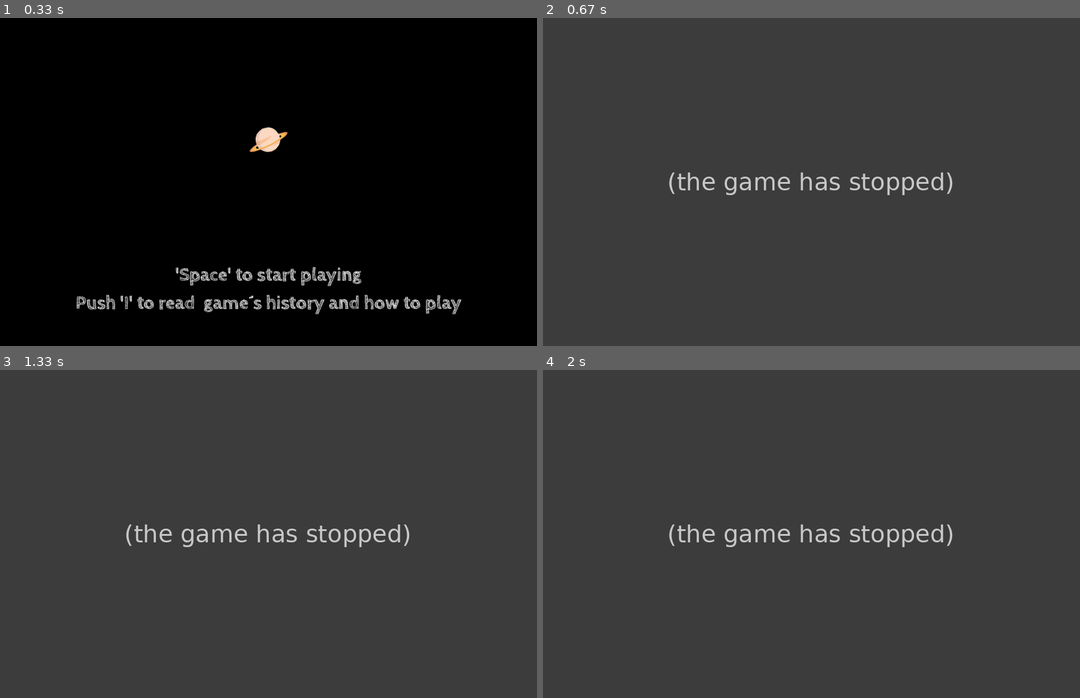
Above: before the commit, frames 1-4 (two rows, left to right).
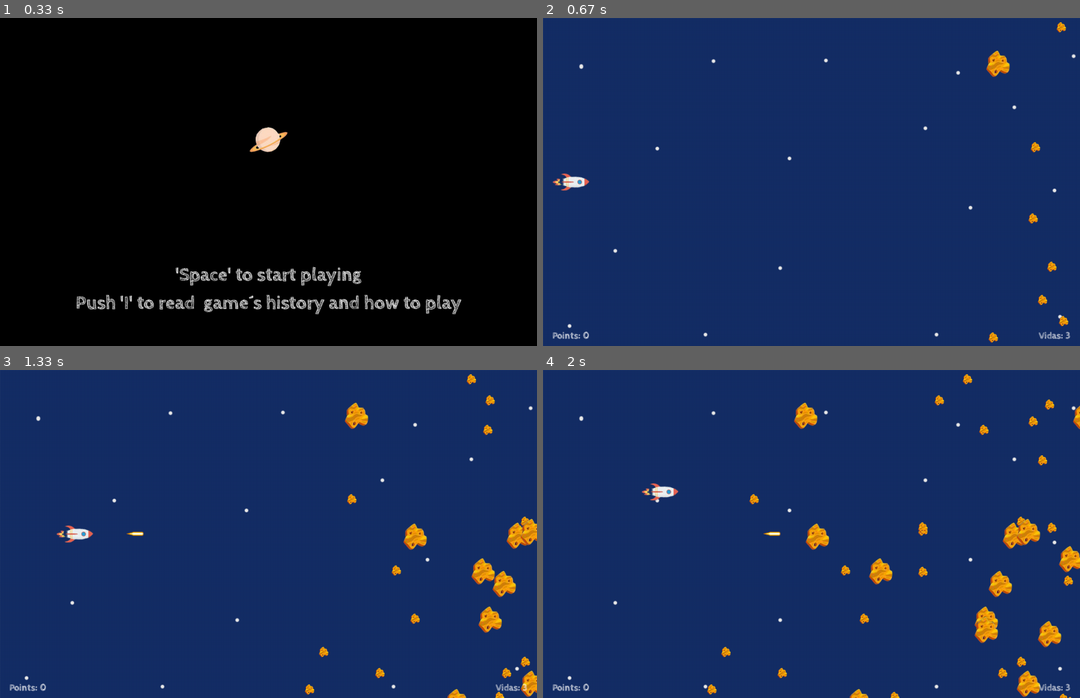
Above: after the commit, the same moments.

Repository: MarkelJM/FinalPygameSpace
Game: pygame game, started from main.py
The game is run twice, just before and just after one commit, with the same random seed, the same clock (stepped at 60 frames per second) and the same inputs.
Inputs:
- Up to frame 1 (0.33 s): no input
- Up to frame 2 (0.67 s): tap B at 0.33 s
- Up to frame 3 (1.33 s): tap Space at 0.67, 1.07 s; hold Right from 1 s (still down)
- Up to frame 4 (2 s): tap Space at 1.37, 1.57, 1.9 s; release Right at 1.47 s; hold Up 1.5-1.8 s; hold Right from 1.83 s (still down)

Frame 1 is identical in both runs. In frame 2, 100% of the frame differs, in the area x 0-100%, y 0-100%; in frame 3, 100%; in frame 4, 100%.
Error before the commit: AttributeError: 'Game' object has no attribute 'rock_object_large' (scenes.py line 302); the game stopped at 0.35 s (later frames are placeholders)

Commit message:
feat: tried level rock number, but give an error

Diff:
--- a/thequest/__init__.py
+++ b/thequest/__init__.py
@@ -15,7 +15,10 @@
 MAIN_TEXT_SIZE = 40
 TEXT_MARGIN = 20
 
-MAXIMUM_REPEATED_ROCKS = 1
+MAXIMUM_REPEATED_ROCKS_LEVEL = 3
+MAXIMUM_REPEATED_ROCKS_LEVEL_1 = 1
+MAXIMUM_REPEATED_ROCKS_LEVEL_2 = 2
+MAXIMUM_REPEATED_ROCKS_LEVEL_3 = 3
 
 #MAIN_POINTS = [[1,2,3],[4,5,7],[8,10,13]]
 MAIN_POINTS = [[1,1,1],[4,4,4],[8,8,8]]
--- a/thequest/scenes.py
+++ b/thequest/scenes.py
@@ -6,7 +6,7 @@
 
 import pygame as pg
 
-from . import BACKGROUND_COLOUR, FPS, HEIGHT, LIFES, MAIN_TEXT_SIZE, MAXIMUM_REPEATED_ROCKS,  MESSAGE_COLOUR, TEXT_MARGIN,  WIDTH
+from . import BACKGROUND_COLOUR, FPS, HEIGHT, LIFES, MAIN_TEXT_SIZE, MAXIMUM_REPEATED_ROCKS_LEVEL,  MESSAGE_COLOUR, TEXT_MARGIN,  WIDTH
 from .objects import Bullet, Game_Over, Window, Level_1, Level_2, Level_3, LifesCounting, Plane, Points,Rock_large,Rock_medium, Rock_small
 
 
@@ -439,7 +439,7 @@
     def create_rocks_small(self):
         if self.create_leve_rock == True:
             pos_x = WIDTH
-            repeated = randint(0, MAXIMUM_REPEATED_ROCKS)
+            repeated = randint(0, MAXIMUM_REPEATED_ROCKS_LEVEL)
             for i in range(repeated):
                 pos_y = randint(0, HEIGHT)
                 self.rock_object_small = Rock_small(pos_x,pos_y)
@@ -465,7 +465,7 @@
     def create_rocks_medium(self):
         if self.create_leve_rock == True:
             pos_x = WIDTH
-            repeated = randint(0, MAXIMUM_REPEATED_ROCKS)
+            repeated = randint(0, MAXIMUM_REPEATED_ROCKS_LEVEL)
             for i in range(repeated):
                 pos_y = randint(0, HEIGHT)
                 self.rock_object_medium = Rock_medium(pos_x,pos_y)
@@ -482,7 +482,7 @@
     def create_rocks_large(self):
         if self.create_leve_rock == True:
             pos_x = WIDTH
-            repeated = randint(0, MAXIMUM_REPEATED_ROCKS)
+            repeated = randint(0, MAXIMUM_REPEATED_ROCKS_LEVEL)
             for i in range(repeated):
                 pos_y = randint(0, HEIGHT)
                 self.rock_object_large = Rock_large(pos_x,pos_y)
